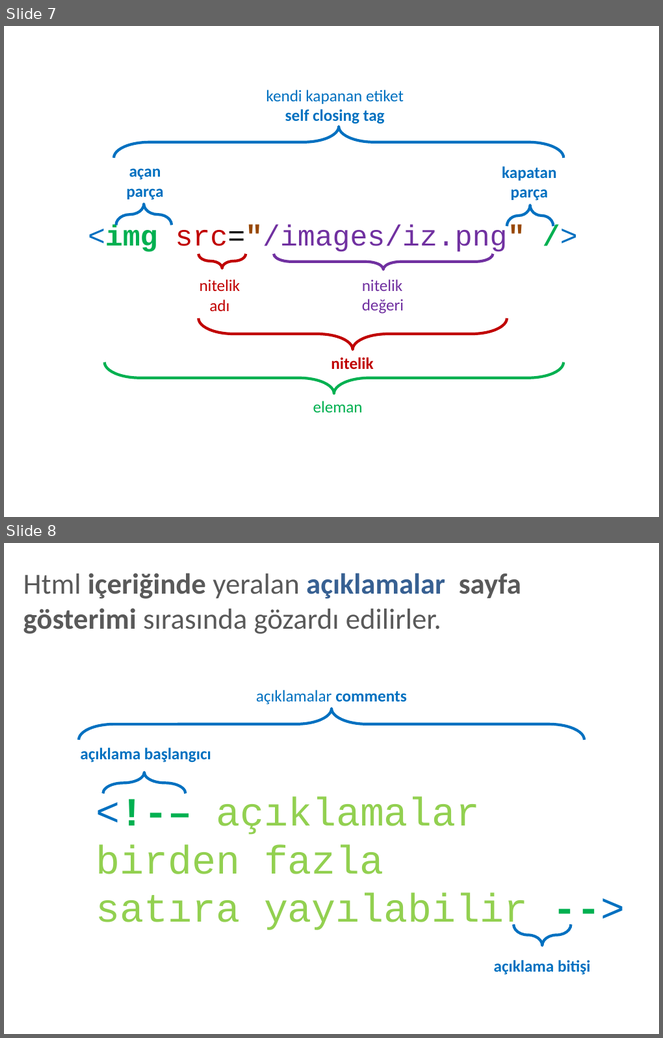
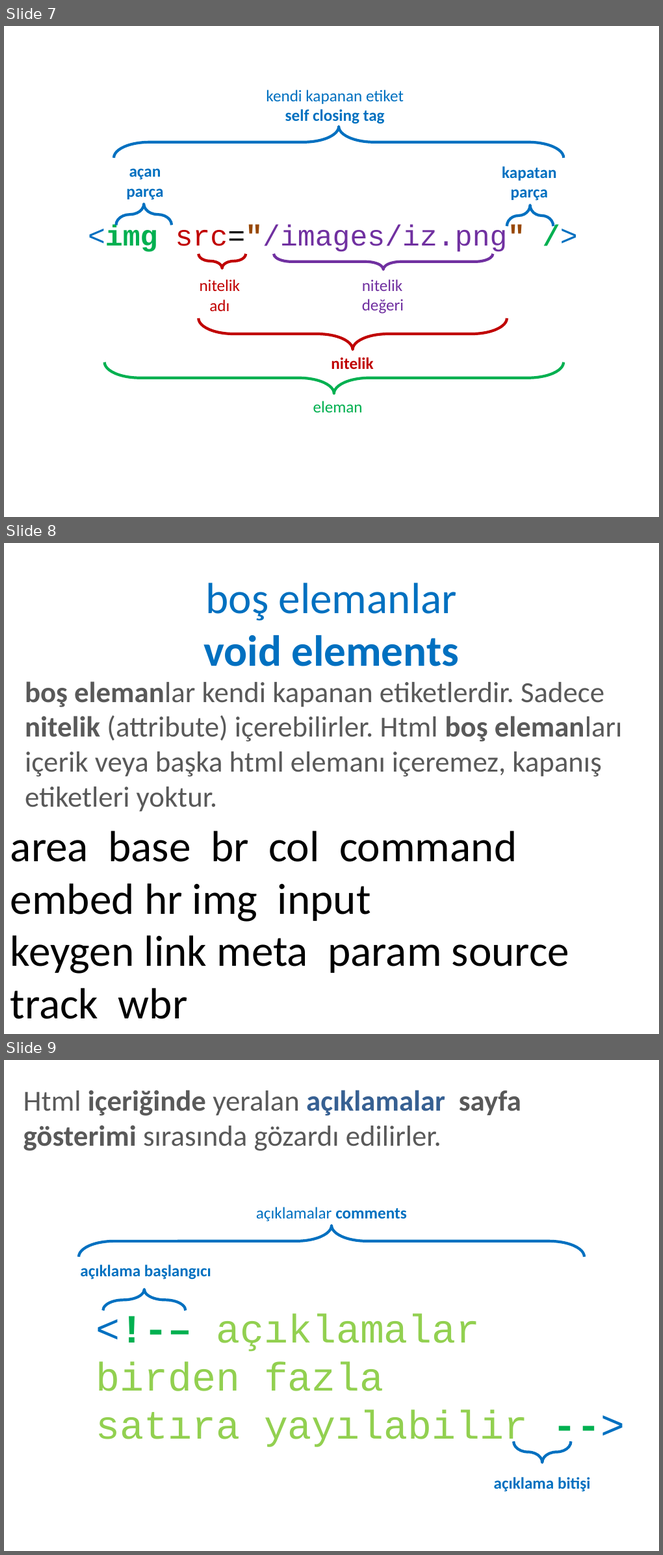
Before and after one commit to cemmerven/html, a slide deck: Html doküman yapısı.pptx. Shown one above the other, each under a label of ours: slides 7 and 8 before the commit, slides 7, 8 and 9 after it. The pictures are 663x1038 and 663x1555 pixels, drawn with LibreOffice and Linux fonts; fonts in the diff are those of the drawing. Boxes give left, top, right and bottom in pixels: in the first picture for what was removed or moved away, otherwise in the second. Text is boxed around its words. In the diff, an @@ line names an element or a change of style, - is before the commit and + after.

Commit message:
html dosyaları

```diff
--- a/Html doküman yapısı.pptx
+++ b/Html doküman yapısı.pptx
@@ slide 8 added at <box>4,543,659,1034</box>, background #FFFFFF @@
@@ text added at <box>204,583,459,667</box>, 48 pt, text #0070C0 @@
+boş elemanlar
+void elements
@@ text added at <box>25,681,623,811</box>, 32 pt, text #595959 @@
+boş elemanlar kendi kapanan etiketlerdir. Sadece nitelik (attribute) içerebilirler. Html boş elemanları içerik veya başka html elemanı içeremez, kapanış etiketleri yoktur.
@@ text added at <box>10,831,570,1019</box>, 48 pt, text #000000 @@
+area base br col command embed hr img input
+keygen link meta param source track wbr
@@ what was slide 8 is now slide 9 @@
```
Also in this commit, not shown: 1 slide changed, 2 other slides added, 3 other files.
